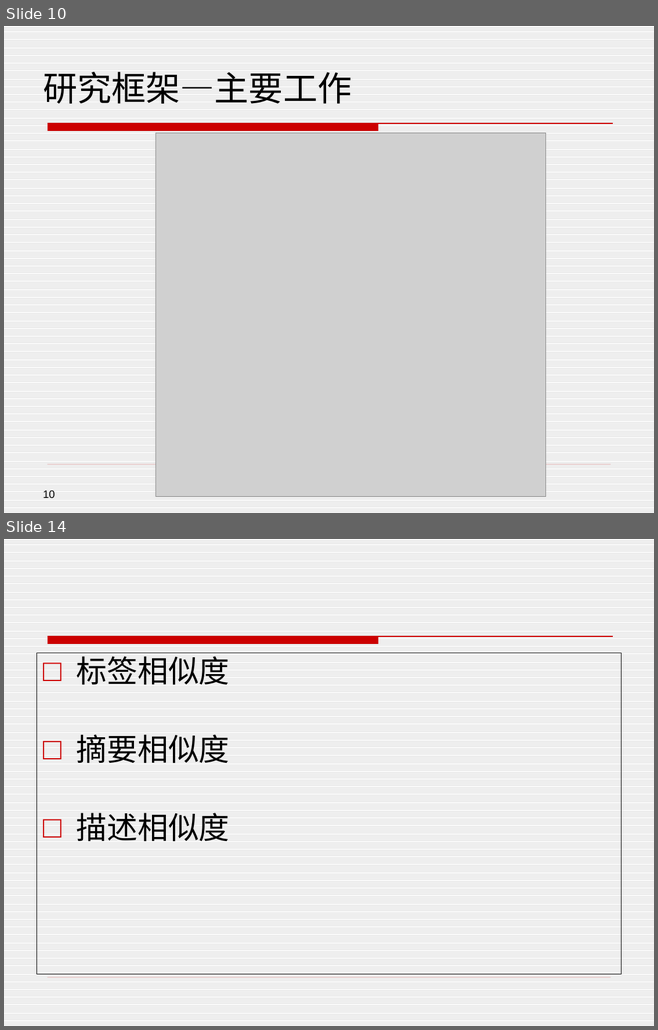
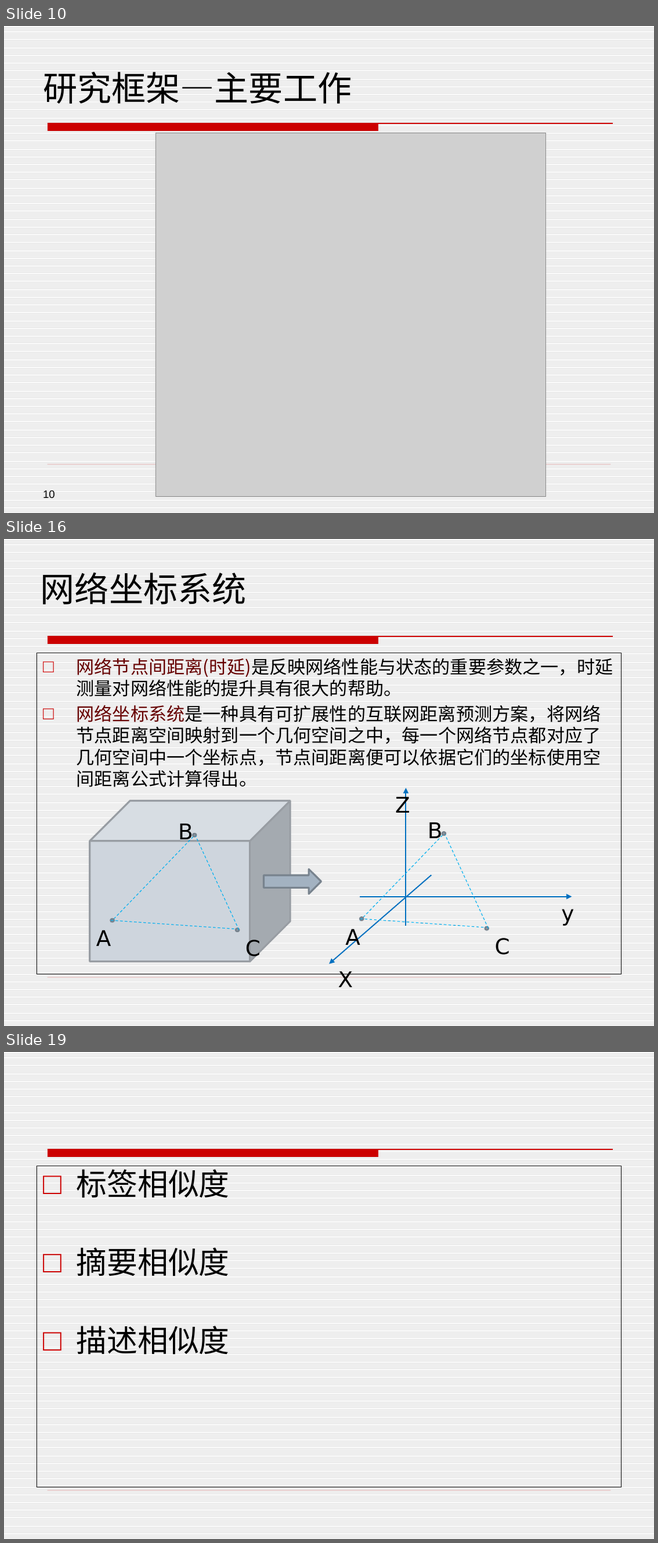
Before and after one commit to henryzhao/graduate, a slide deck: 赵玉琦硕士论文答辩.pptx. Shown one above the other, each under a label of ours: slides 10 and 14 before the commit, slides 10, 16 and 19 after it; the slides between them are not shown. The pictures are 658x1030 and 658x1543 pixels, drawn with LibreOffice and Linux fonts; fonts in the diff are those of the drawing; grey boxes stand for pictures; background and template pictures are left out. Boxes give left, top, right and bottom in pixels: in the first picture for what was removed or moved away, otherwise in the second. Text is boxed around its words. In the diff, an @@ line names an element or a change of style, - is before the commit and + after.

```diff
--- a/赵玉琦硕士论文答辩.pptx
+++ b/赵玉琦硕士论文答辩.pptx
@@ slide 16 added at [4,539,654,1026], background pattern #DDDDDD on #FFFFFF; not listed: 2 template elements that a slide beside it also shows @@
@@ title added at [41,573,246,605], 38 pt, text #000000 @@
+网络坐标系统
@@ text added at [36,653,621,974], outline #000000 0.75 pt, 20 pt, text #000000 @@
+□ 网络节点间距离(时延)是反映网络性能与状态的重要参数之一，时延测量对网络性能的提升具有很大的帮助。
+□ 网络坐标系统是一种具有可扩展性的互联网距离预测方案，将网络节点距离空间映射到一个几何空间之中，每一个网络节点都对应了几何空间中一个坐标点，节点间距离便可以依据它们的坐标使用空间距离公式计算得出。
@@ cube added at [90,801,290,961], fill #CED5DD, outline #989EA3 2 pt @@
@@ group added at [96,788,574,987]: 9 texts, 6 lines, 6 ellipses, 3 arrows, 1 right arrow @@
+A
+B
+C
+y
+Z
+X
+A
+B
+C
@@ what was slide 14 is now slide 19 @@
```
Also in this commit, not shown: 1 slide changed, 6 other slides added, 2 slides removed, 1 other file.
